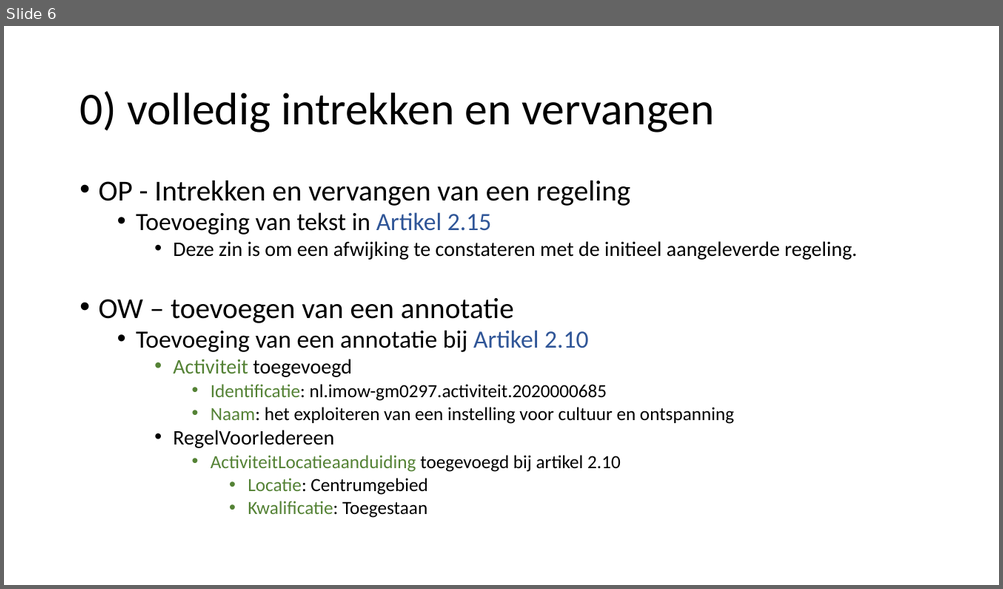
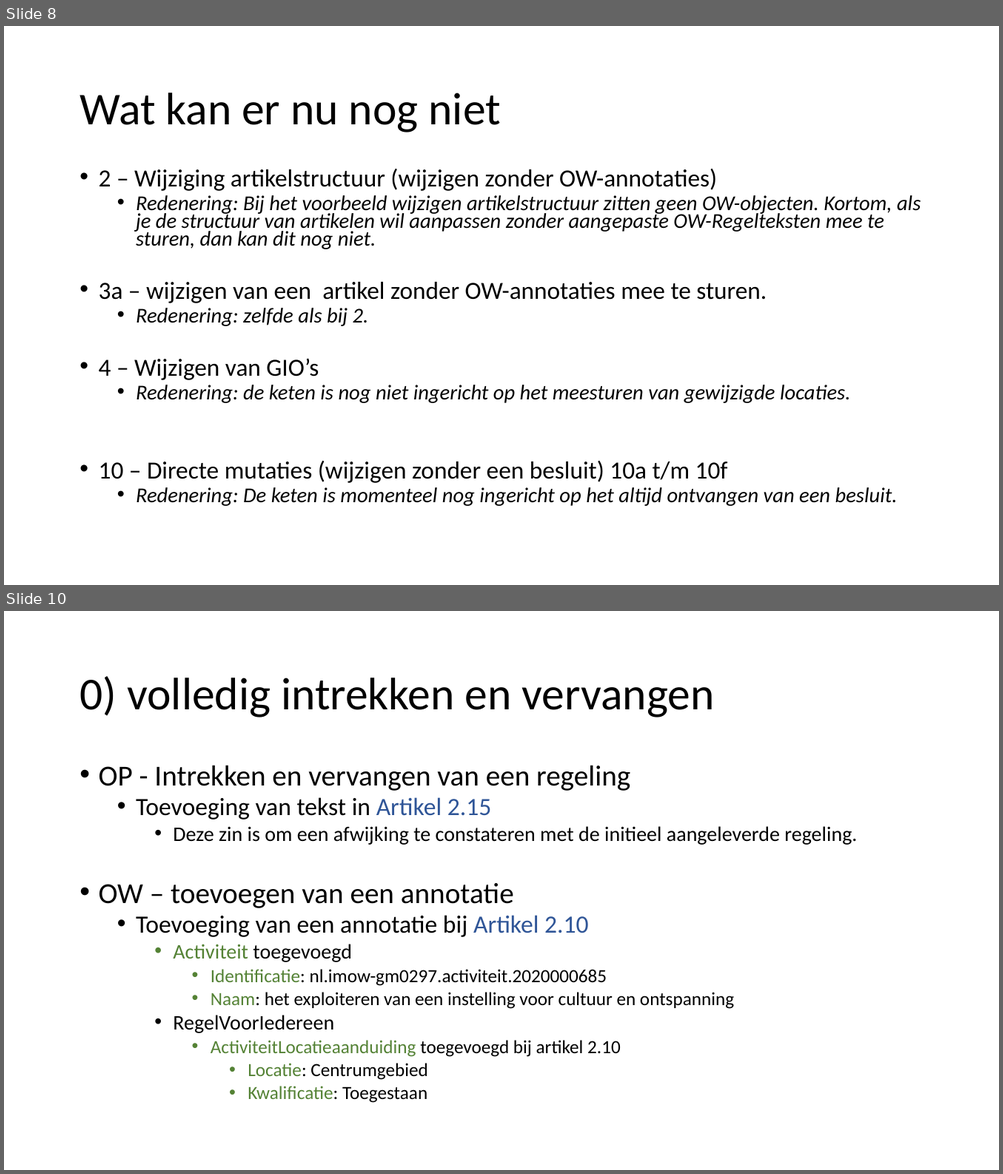
Before and after one commit to Geonovum/xml_omgevingsplan_gemeentestad, a slide deck: Submutatiescenario_s.pptx. Shown one above the other, each under a label of ours: slide 6 before the commit, slides 8 and 10 after it; the slides between them are not shown. The pictures are 1003x589 and 1003x1174 pixels, drawn with LibreOffice and Linux fonts; fonts in the diff are those of the drawing. Boxes give left, top, right and bottom in pixels: in the first picture for what was removed or moved away, otherwise in the second. Text is boxed around its words. In the diff, an @@ line names an element or a change of style, - is before the commit and + after.

Commit message:
voorbeelden bijgewerkt

```diff
--- a/Submutatiescenario_s.pptx
+++ b/Submutatiescenario_s.pptx
@@ slide 8 added at (4, 26, 999, 585), background #FFFFFF @@
@@ title added at (79, 93, 501, 133), 44 pt, text #000000 @@
+Wat kan er nu nog niet
@@ text added at (99, 169, 920, 506), 20.4 pt, text #000000, italic @@
+• 2 – Wijziging artikelstructuur (wijzigen zonder OW-annotaties)
+  • Redenering: Bij het voorbeeld wijzigen artikelstructuur zitten geen OW-objecten. Kortom, als je de structuur van artikelen wil aanpassen zonder aangepaste OW-Regelteksten mee te sturen, dan kan dit nog niet.
+• 3a – wijzigen van een artikel zonder OW-annotaties mee te sturen.
+  • Redenering: zelfde als bij 2.
+• 4 – Wijzigen van GIO’s
+  • Redenering: de keten is nog niet ingericht op het meesturen van gewijzigde locaties.
+• 10 – Directe mutaties (wijzigen zonder een besluit) 10a t/m 10f
+  • Redenering: De keten is momenteel nog ingericht op het altijd ontvangen van een besluit.
@@ what was slide 6 is now slide 10 @@
```
Also in this commit, not shown: 5 slides changed, 3 other slides added.
